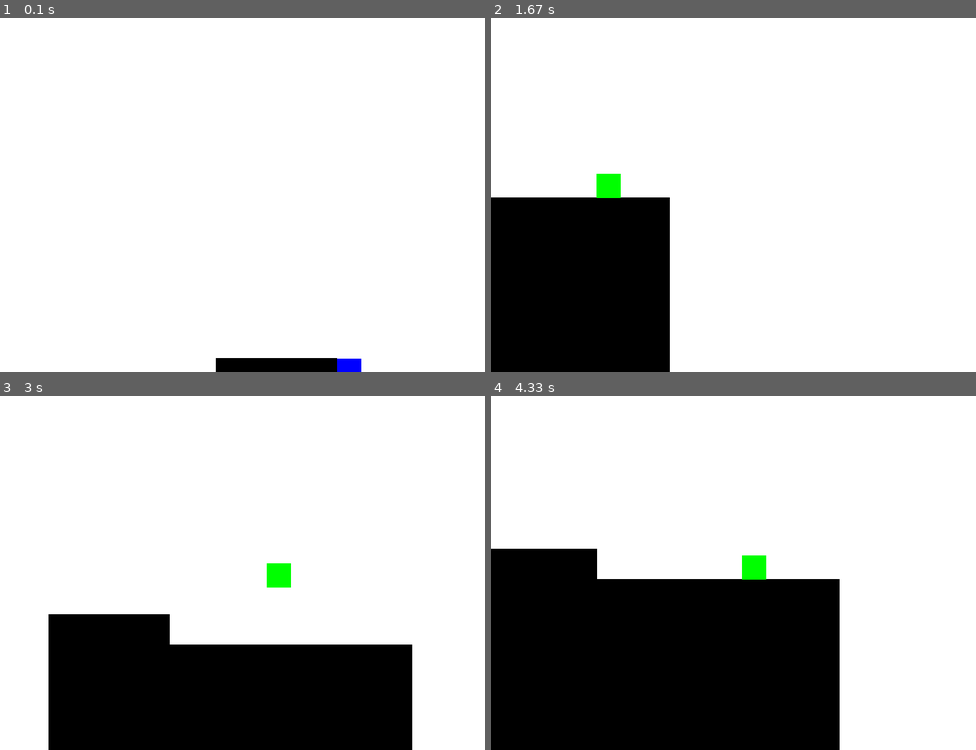
Above: before the commit, frames 1-4 (two rows, left to right).
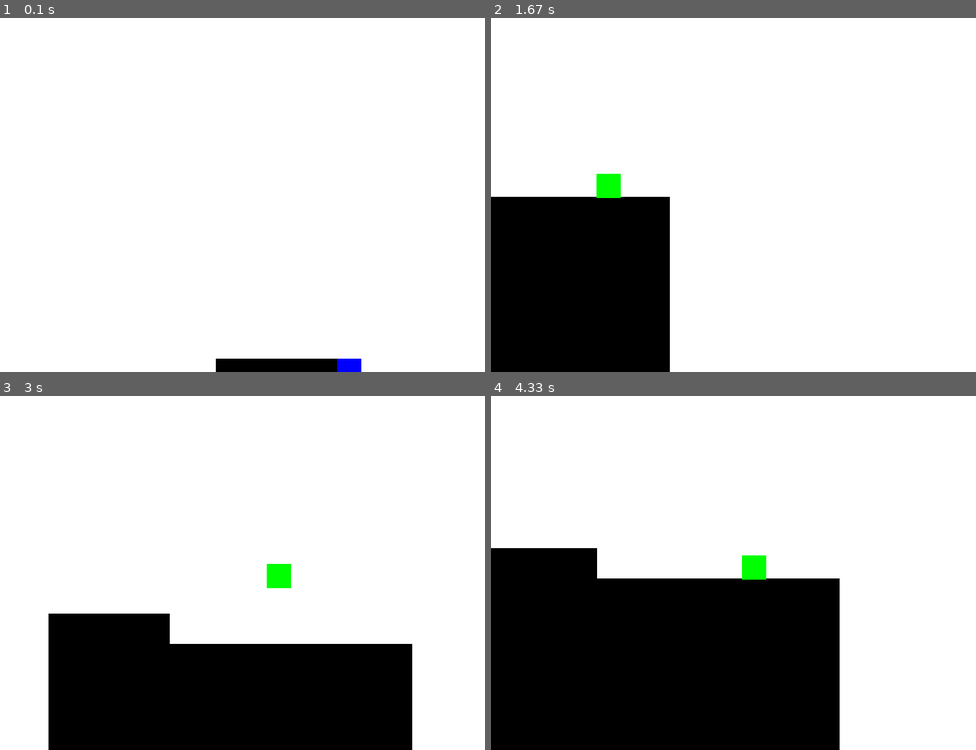
Above: after the commit, the same moments.

Repository: salfk23/2drpg_pygame
Game: pygame game, started from main.py
Same seed, same stepped clock (60 frames per second), same inputs: the game is played once before the commit and once after it.
Inputs:
- Up to frame 1 (0.1 s): no input
- Up to frame 2 (1.67 s): hold D 0.33-0.8 s; hold W 0.83-1.13 s; hold D 1.17-1.63 s
- Up to frame 3 (3 s): hold W 1.67-2.2 s; hold A 2.23-2.63 s; hold W from 2.67 s (still down)
- Up to frame 4 (4.33 s): release W at 3.03 s; hold D 3.07-3.7 s; hold A 3.73-4.2 s; hold D from 4.23 s (still down)

The runs differ from the first frame. In frame 1, less than 0.1% of the frame differs, in the area x 44-70%, y 96-97%; in frame 2, less than 0.1%; in frame 3, 0.1%, in the area x 10-85%, y 47-71%; in frame 4, 0.1%.

Commit message:
Remove coll_square as it's redundant with object.get_rect()

Diff:
--- a/game_engine/entities/entity.py
+++ b/game_engine/entities/entity.py
@@ -31,8 +31,6 @@
     # Remove from the entity manager
     self._remove = False
     self.name = "Entity"
-    # Rectangle for collision detection
-    self.coll_square:pygame.Rect = pygame.Rect(self.position, self.size)
     # Make a rectangle with color green
     self.sprite = pygame.Surface(size)
     self.object = pygame.transform.rotate(
@@ -48,7 +46,7 @@
       t_up, t_down, t_left, t_right, bias_x, bias_y = self.collision(near)
       if (((t_up or t_down) and t_right and new_position.x > old_position.x) or
           ((t_up or t_down) and t_left and new_position.x < old_position.x)):
-        if (t_up and (near.coll_square.bottom - new_position.y) > 2) or (t_down and (new_position.y - near.coll_square.top) > 2):
+        if (t_up and (near.rect.bottom - new_position.y) > 2) or (t_down and (new_position.y - near.rect.top) > 2):
           new_position.x = old_position.x
           if t_right:
             right = True
@@ -63,17 +61,22 @@
           down = True
         if t_up:
           up = True
-        if self.coll_square.bottom - near.coll_square.top > 2:
-          new_position.y = near.coll_square.top - self.size[1] +1
+        if self.rect.bottom - near.rect.top > 2:
+          new_position.y = near.rect.top - self.size[1] +1
     return new_position, (up, down, left, right)
 
+  def on_position_change(self):
+    pass
+  @property
+  def rect(self):
+    return pygame.Rect(self.position, self.size)
   @property
   def position(self):
     return self._position
   @position.setter
   def position(self, value:pygame.Vector2):
     self._position = value
-    self.coll_square.topleft = value
+    self.on_position_change()
 
 
   # Remove property
@@ -111,12 +114,12 @@
     Check if entity is colliding with other, and if so, where
     did it collide.
     '''
-    is_within_left = self.coll_square.left > other.coll_square.left and self.coll_square.left < other.coll_square.right
-    is_within_right = self.coll_square.right > other.coll_square.left and self.coll_square.right < other.coll_square.right
-    is_within_top = self.coll_square.top > other.coll_square.top and self.coll_square.top < other.coll_square.bottom
-    is_within_bottom = self.coll_square.bottom > other.coll_square.top and self.coll_square.bottom < other.coll_square.bottom
-    bias_x = other.coll_square.centerx - self.coll_square.centerx
-    bias_y = other.coll_square.centery - self.coll_square.centery
+    is_within_left = self.rect.left > other.rect.left and self.rect.left < other.rect.right
+    is_within_right = self.rect.right > other.rect.left and self.rect.right < other.rect.right
+    is_within_top = self.rect.top > other.rect.top and self.rect.top < other.rect.bottom
+    is_within_bottom = self.rect.bottom > other.rect.top and self.rect.bottom < other.rect.bottom
+    bias_x = other.rect.centerx - self.rect.centerx
+    bias_y = other.rect.centery - self.rect.centery
 
     return is_within_top, is_within_bottom, is_within_left, is_within_right, bias_x, bias_y
 
@@ -147,7 +150,7 @@
     @property
     def position(self):
         if self.focused_entity is not None:
-            return pygame.Vector2(self.focused_entity.coll_square.center)
+            return pygame.Vector2(self.focused_entity.rect.center)
         return pygame.Vector2(self.config.screen_dimension)//2
 
 
